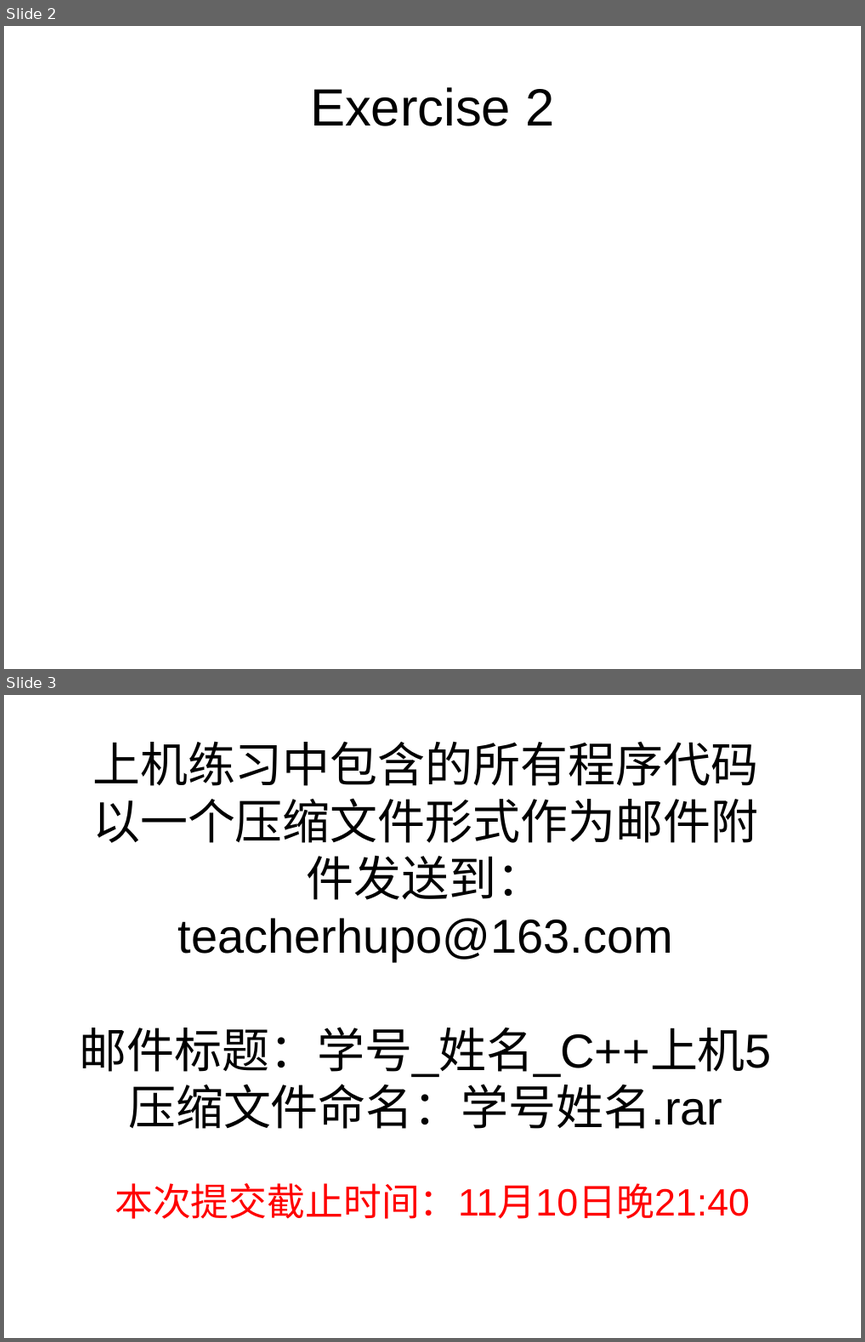
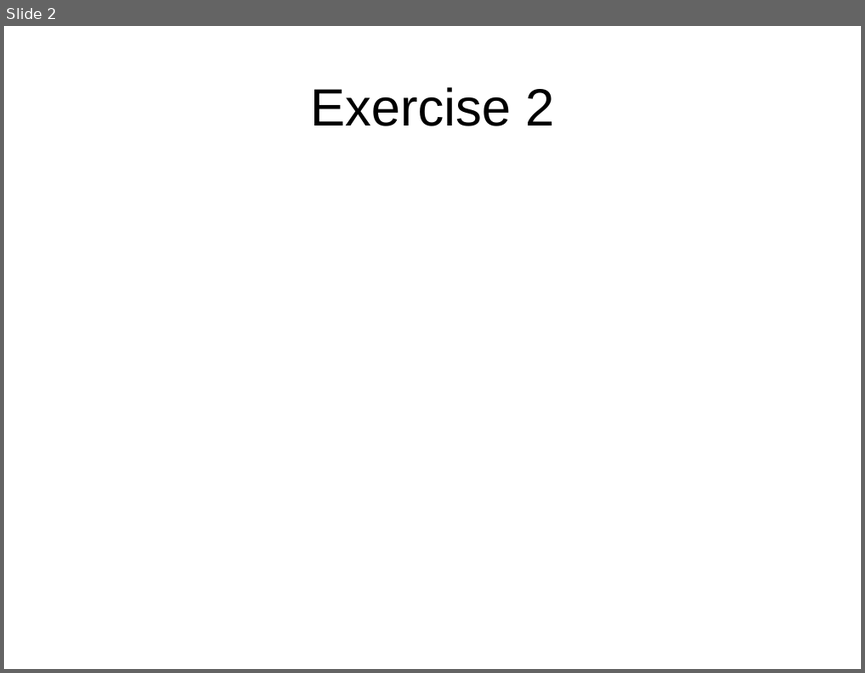
Before and after one commit to pudongqi/C-plus-plus_code, a slide deck: exercise 5/上机题目.ppt. Shown one above the other, each under a label of ours: slides 2 and 3 before the commit, slide 2 after it. The pictures are 865x1342 and 865x673 pixels, drawn with LibreOffice and Linux fonts; fonts in the diff are those of the drawing; background and template pictures are left out. Boxes give left, top, right and bottom in pixels: in the first picture for what was removed or moved away, otherwise in the second. Text is boxed around its words. In the diff, an @@ line names an element or a change of style, - is before the commit and + after.

```diff
--- a/exercise 5/上机题目.ppt
+++ b/exercise 5/上机题目.ppt
@@ slide 3 removed at bbox=[4, 695, 861, 1338], background #FFFFFF @@
@@ title removed at bbox=[80, 742, 772, 1129] @@
-上机练习中包含的所有程序代码以一个压缩文件形式作为邮件附件发送到：
-teacherhupo@163.com
-邮件标题：学号_姓名_C++上机5
-压缩文件命名：学号姓名.rar
@@ subtitle removed at bbox=[114, 1183, 749, 1219] @@
-本次提交截止时间：11月10日晚21:40
```
Also in this commit, not shown: 6 other files.
